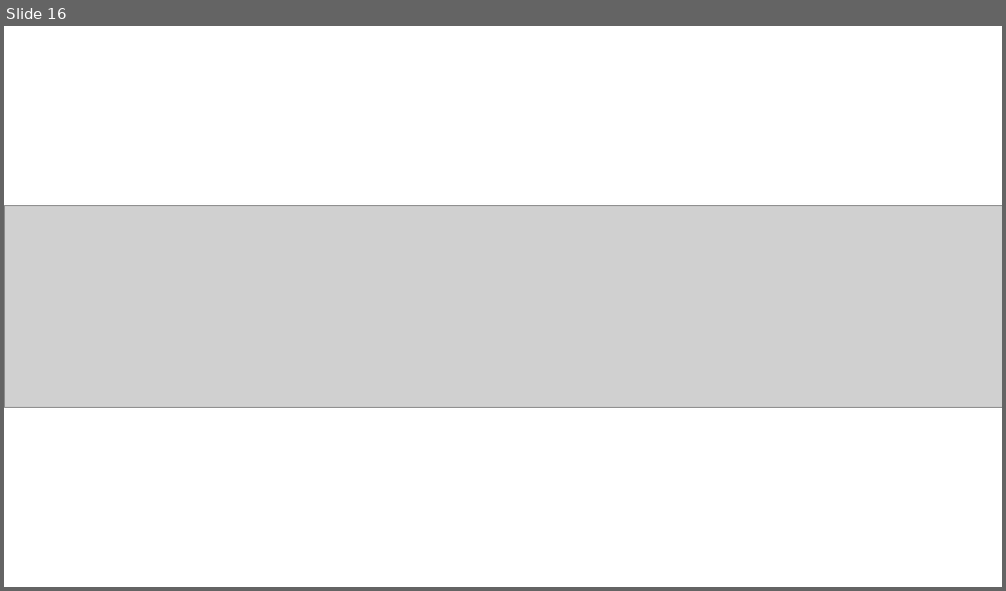
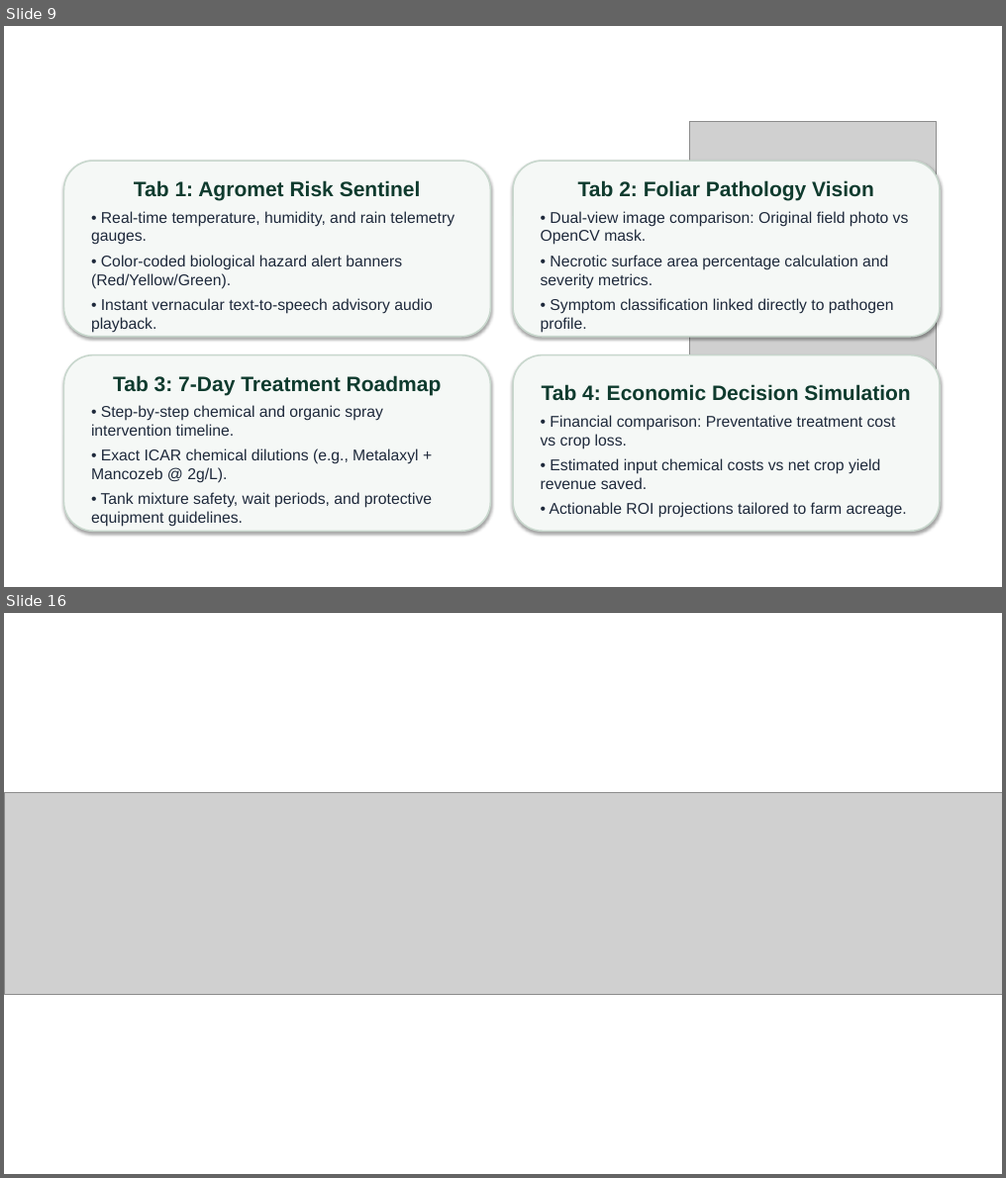
Before and after one commit to swarna-builds/AgriSense-AI-IBM-Granite, a slide deck: your projectpresntation.pptx. Shown one above the other, each under a label of ours: slide 16 before the commit, slides 9 and 16 after it; the slides between them are not shown. The pictures are 1006x591 and 1006x1178 pixels, drawn with LibreOffice and Linux fonts; fonts in the diff are those of the drawing; grey boxes stand for pictures. Boxes give left, top, right and bottom in pixels: in the first picture for what was removed or moved away, otherwise in the second. Text is boxed around its words. In the diff, an @@ line names an element or a change of style, - is before the commit and + after.

```diff
--- a/your projectpresntation.pptx
+++ b/your projectpresntation.pptx
@@ slide 9 added at box(4, 26, 1002, 587), background #FFFFFF @@
@@ picture added at box(690, 122, 937, 492) @@
@@ rounded rectangle added at box(63, 161, 491, 337), fill #F5F8F6, outline #C8D7CD 1.5 pt, 15 pt, text #1E293B @@
+Tab 1: Agromet Risk Sentinel
+• Real-time temperature, humidity, and rain telemetry gauges.
+• Color-coded biological hazard alert banners (Red/Yellow/Green).
+• Instant vernacular text-to-speech advisory audio playback.
@@ rounded rectangle added at box(513, 161, 940, 337), fill #F5F8F6, outline #C8D7CD 1.5 pt, 15 pt, text #1E293B @@
+Tab 2: Foliar Pathology Vision
+• Dual-view image comparison: Original field photo vs OpenCV mask.
+• Necrotic surface area percentage calculation and severity metrics.
+• Symptom classification linked directly to pathogen profile.
@@ rounded rectangle added at box(63, 356, 491, 531), fill #F5F8F6, outline #C8D7CD 1.5 pt, 15 pt, text #1E293B @@
+Tab 3: 7-Day Treatment Roadmap
+• Step-by-step chemical and organic spray intervention timeline.
+• Exact ICAR chemical dilutions (e.g., Metalaxyl + Mancozeb @ 2g/L).
+• Tank mixture safety, wait periods, and protective equipment guidelines.
@@ rounded rectangle added at box(513, 356, 940, 531), fill #F5F8F6, outline #C8D7CD 1.5 pt, 15 pt, text #1E293B @@
+Tab 4: Economic Decision Simulation
+• Financial comparison: Preventative treatment cost vs crop loss.
+• Estimated input chemical costs vs net crop yield revenue saved.
+• Actionable ROI projections tailored to farm acreage.
```
Also in this commit, not shown: 3 slides changed, 11 other slides added, 12 slides removed, 1 other file.
